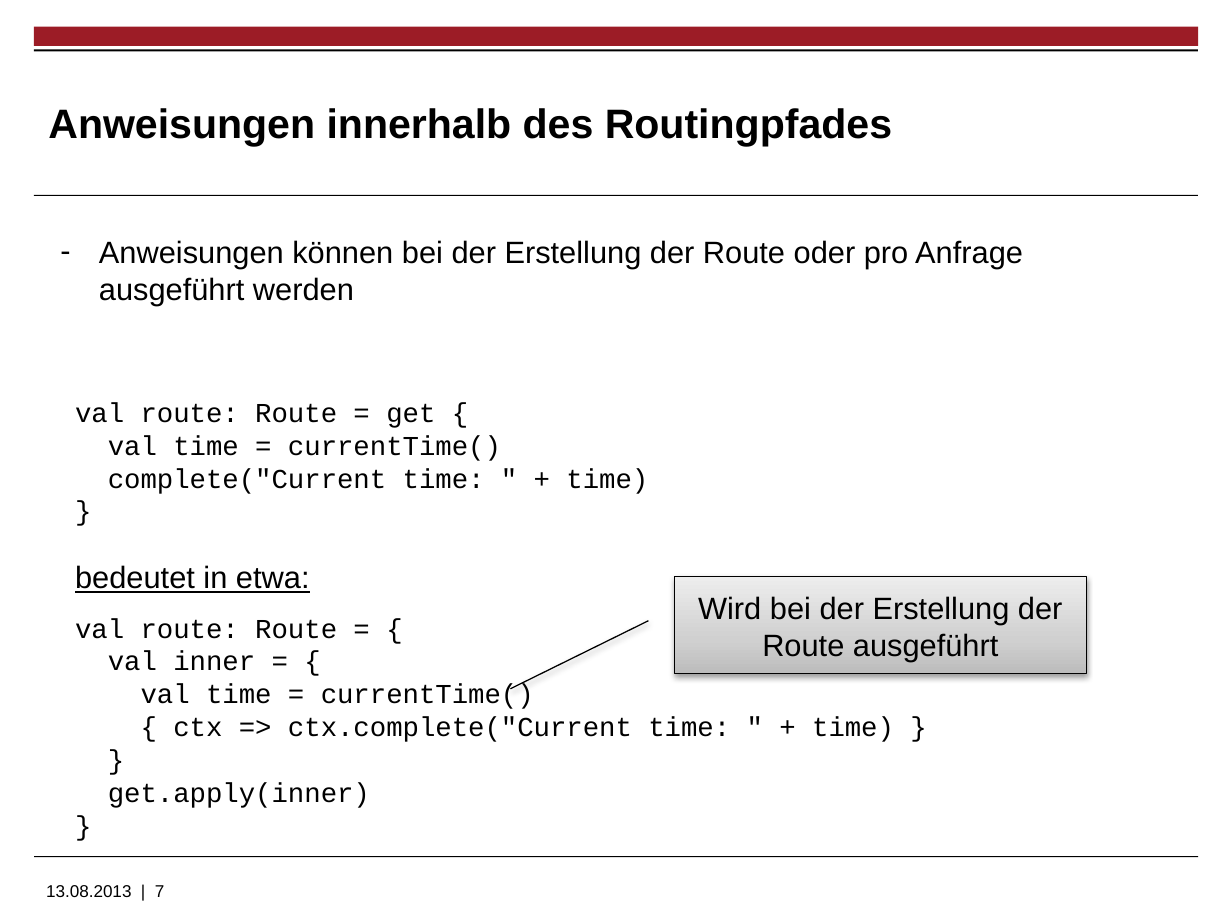
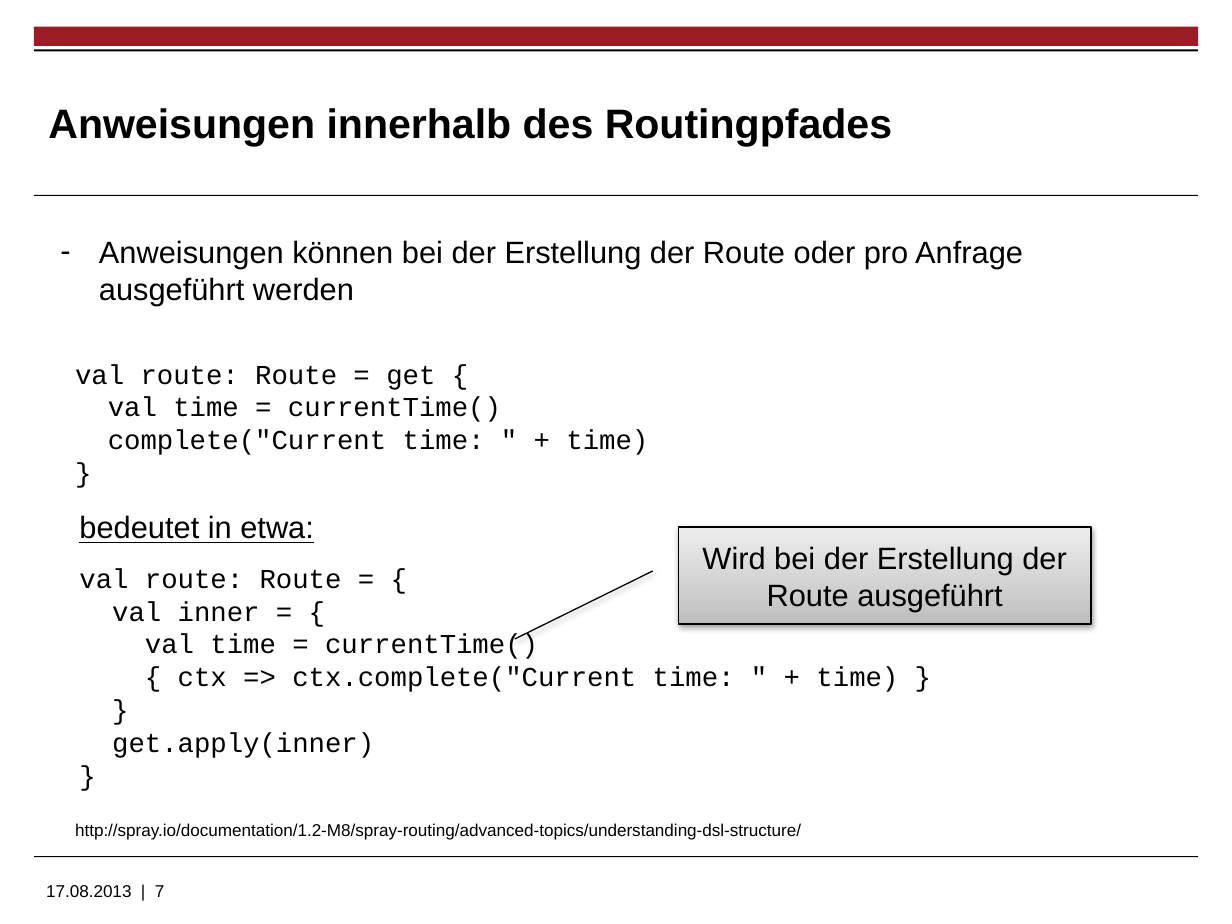
Before and after one commit to LittleCherry722/ServiceHost, a slide deck: slide 7 of Praesentationen/Futures und Routing.pptx. Drawn at 1232x924 pixels with LibreOffice and Linux fonts; fonts in the diff are those of the drawing; background and template pictures are left out. Boxes give left, top, right and bottom in pixels: in the first picture for what was removed or moved away, otherwise in the second. Text is boxed around its words. In the diff, an @@ line names an element or a change of style, - is before the commit and + after.

```diff
--- a/Praesentationen/Futures und Routing.pptx
+++ b/Praesentationen/Futures und Routing.pptx
@@ text "val route: Route = get ...": place and size @@
-text "val route: Route = get ..." at (75,403,648,494)
+text "val route: Route = get ..." at (75,364,648,455)
@@ 2 texts, 1 border callout: place and size @@
-2 texts, 1 border callout at (75,565,1087,808)
+2 texts, 1 border callout at (79,515,1092,758)
@@ text added at (75,823,801,840), 10 pt, text #000000 @@
+http://spray.io/documentation/1.2-M8/spray-routing/advanced-topics/understanding-dsl-structure/
@@ text at (46,885,165,897): text changed @@
-13.08.2013 | 7
+17.08.2013 | 7
```
Also in this commit, not shown: 2 other slides changed, 1 other file.
